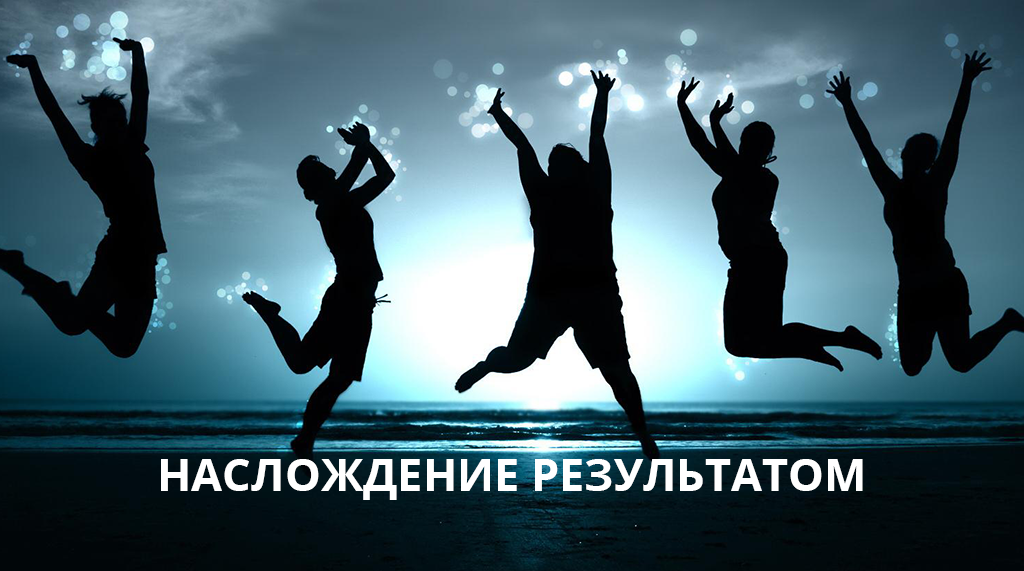
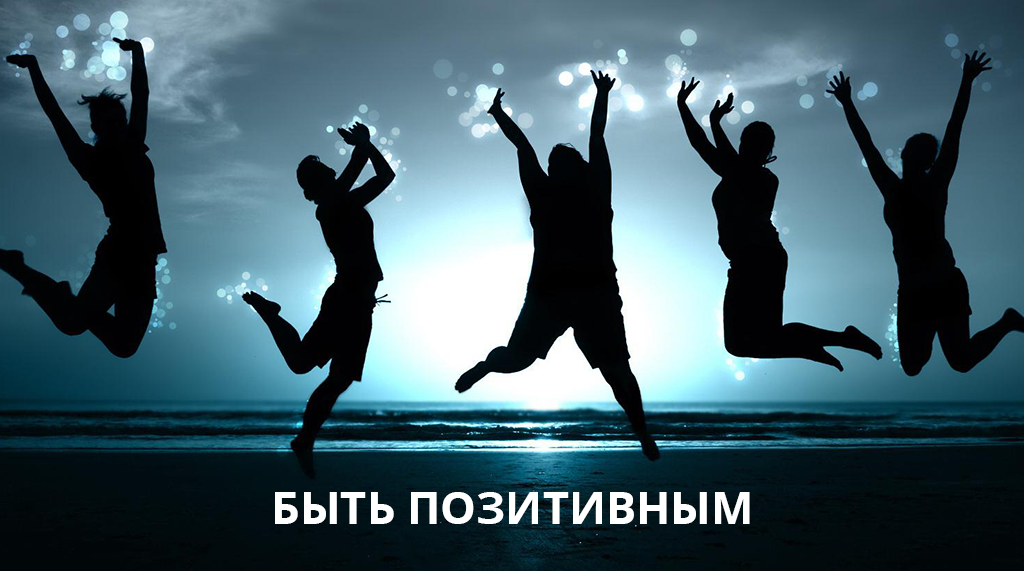
Revision of a layered 1024×571 image; what changed, layer by layer:
renamed "наслождение результатом" to "Быть позитивным", painted on it over [161,459,863,524]
